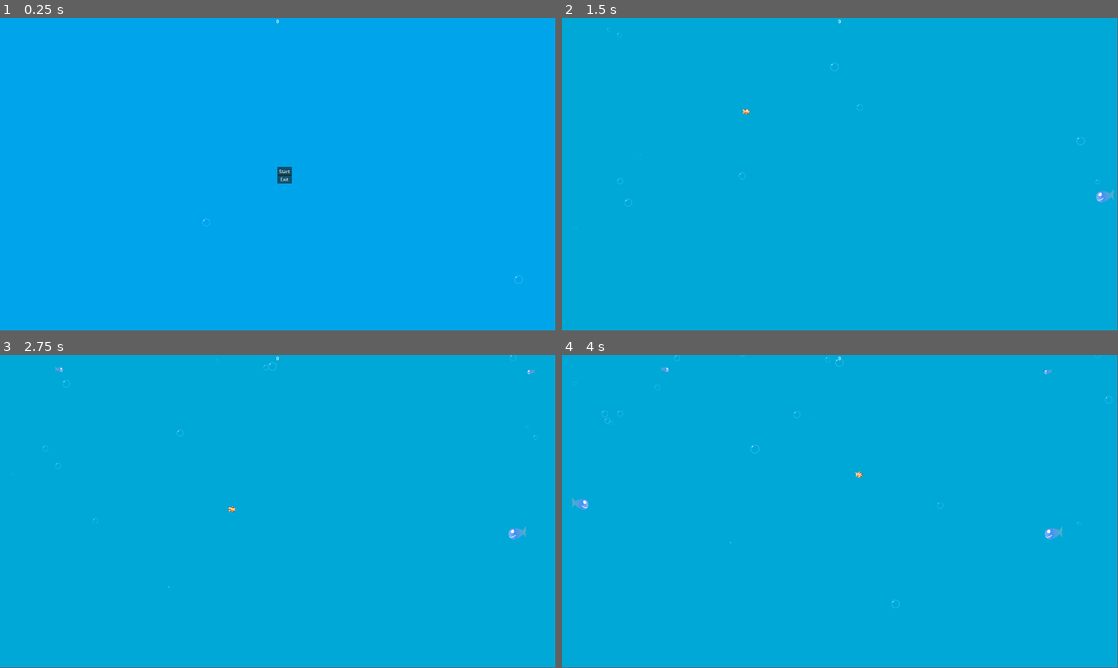
Above: before the commit, frames 1-4 (two rows, left to right).
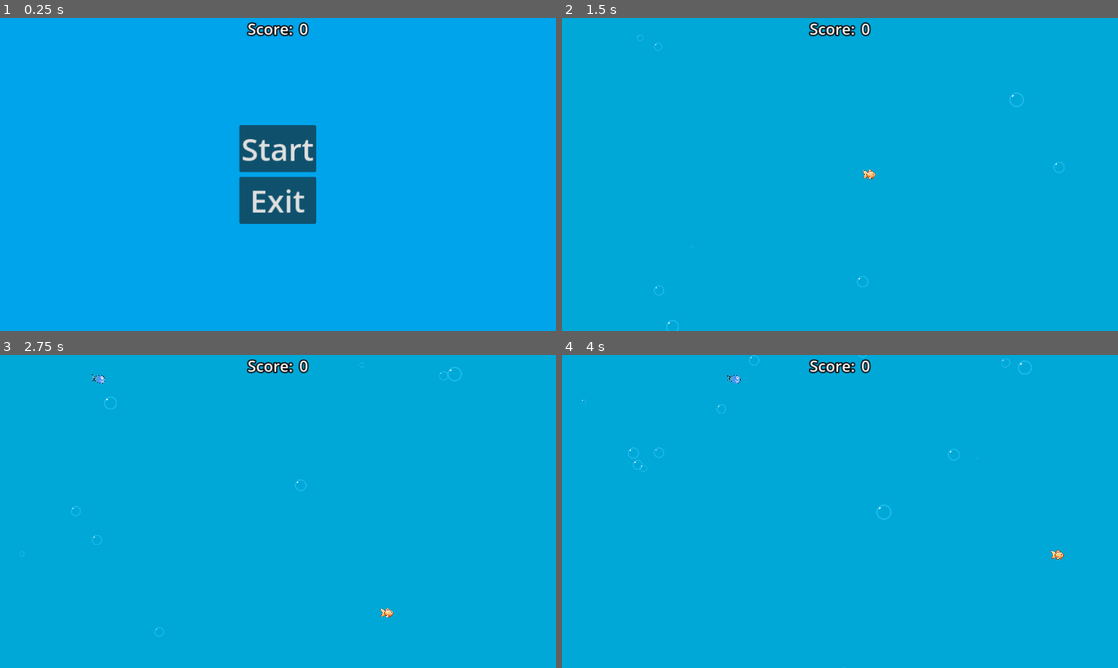
Above: after the commit, the same moments.

Repository: Game-Dev-and-Chill/Fish_Game
Game: Godot game, scene res://scenes/Main.tscn
The game is run twice, just before and just after one commit, with the same random seed, the same clock (stepped at 60 frames per second) and the same inputs.
Inputs:
- Up to frame 1 (0.25 s): no input
- Up to frame 2 (1.5 s): click "Start" at 0.5 s; hold D (right) from 1.28 s (still down)
- Up to frame 3 (2.75 s): release D (right) at 2.03 s; hold S (down) from 2.03 s (still down)
- Up to frame 4 (4 s): release S (down) at 2.78 s; hold D (right) 2.78-3.53 s; hold W (up) from 3.53 s (still down)
In our replay, the window is 799x449 before the commit and 800x450 after it. These sizes can differ from the game's own. Grey fills any space a smaller window leaves; there, only what the larger window draws over its background counts as a difference.

The runs differ from the first frame. In frame 1, 4.5% of the frame differs, in the area x 36-94%, y 0-85%; in frame 2, 0.6%; in frame 3, 0.7%; in frame 4, 0.9%.

Commit message:
nici's flavoring
--enemy outlines
--better ui
--reworked some code
--death brings you to main menu instead of quiting game
--fixed booch's bug

Diff:
--- a/project.godot
+++ b/project.godot
@@ -17,9 +17,8 @@
 
 [display]
 
-window/size/viewport_width=1920
-window/size/viewport_height=1080
 window/size/always_on_top=true
+window/stretch/mode="canvas_items"
 
 [dotnet]
 
--- a/scenes/Enemy_Fish.tscn
+++ b/scenes/Enemy_Fish.tscn
@@ -12,8 +12,7 @@
 scale = Vector2(0.03, 0.03)
 texture = ExtResource("2_tu8s4")
 
-[node name="Area" type="Area2D" parent="Body"]
-
 [node name="CollisionPolygon2D" type="CollisionPolygon2D" parent="Body"]
+visible = false
 scale = Vector2(0.03, 0.03)
 polygon = PackedVector2Array(438.5, -328.6, 438.5, -326, 442.5, -318, 442.5, -315.4, 441.7, -309.3, 447.5, -300.1, 447. …(1722 unchanged characters)…
--- a/scenes/Main.tscn
+++ b/scenes/Main.tscn
@@ -12,10 +12,18 @@
 [sub_resource type="StyleBoxFlat" id="StyleBoxFlat_dcl5m"]
 bg_color = Color(0, 0.643137, 0.917647, 1)
 
-[node name="Main Game" type="Node"]
+[sub_resource type="LabelSettings" id="LabelSettings_glr1q"]
+font_size = 32
+outline_size = 10
+outline_color = Color(0, 0, 0, 1)
+
+[node name="Main Game" type="Node" node_paths=PackedStringArray("enemies_parent", "score_label", "main_menu")]
 script = ExtResource("1_xoika")
 player_fish = ExtResource("2_5hfuo")
 enemy_fish = ExtResource("3_yf0uh")
+enemies_parent = NodePath("Enemies")
+score_label = NodePath("Score/Value")
+main_menu = NodePath("Main Menu")
 
 [node name="Panel" type="Panel" parent="."]
 anchors_preset = 15
@@ -24,9 +32,6 @@
 grow_horizontal = 2
 grow_vertical = 2
 theme_override_styles/panel = SubResource("StyleBoxFlat_84ssn")
-
-[node name="Player" type="Node2D" parent="."]
-position = Vector2(576, 324)
 
 [node name="Enemies" type="Node2D" parent="."]
 position = Vector2(988, 543)
@@ -44,39 +49,40 @@
 
 [node name="VBoxContainer" type="VBoxContainer" parent="Main Menu/CenterContainer"]
 layout_mode = 2
+theme_override_constants/separation = 10
 
-[node name="Start" type="Label" parent="Main Menu/CenterContainer/VBoxContainer"]
+[node name="Start" type="Button" parent="Main Menu/CenterContainer/VBoxContainer"]
+custom_minimum_size = Vector2(50, 0)
 layout_mode = 2
-
-[node name="Button" type="Button" parent="Main Menu/CenterContainer/VBoxContainer/Start"]
-custom_minimum_size = Vector2(50, 0)
-layout_mode = 0
-offset_right = 50.0
-offset_bottom = 31.0
+theme_override_font_sizes/font_size = 64
 text = "Start
 "
 
-[node name="Exit" type="Label" parent="Main Menu/CenterContainer/VBoxContainer"]
+[node name="Exit" type="Button" parent="Main Menu/CenterContainer/VBoxContainer"]
+custom_minimum_size = Vector2(50, 0)
 layout_mode = 2
-
-[node name="Button" type="Button" parent="Main Menu/CenterContainer/VBoxContainer/Exit"]
-custom_minimum_size = Vector2(50, 0)
-layout_mode = 0
-offset_right = 50.0
-offset_bottom = 31.0
+theme_override_font_sizes/font_size = 64
 text = "Exit
 "
 
-[node name="HBoxContainer" type="HBoxContainer" parent="."]
+[node name="Score" type="HBoxContainer" parent="."]
 anchors_preset = 10
 anchor_right = 1.0
 offset_bottom = 23.0
 grow_horizontal = 2
+alignment = 1
 
-[node name="Label" type="Label" parent="HBoxContainer"]
+[node name="Label" type="Label" parent="Score"]
 layout_mode = 2
-size_flags_horizontal = 6
-text = "Score"
+size_flags_horizontal = 4
+text = "Score: "
+label_settings = SubResource("LabelSettings_glr1q")
+
+[node name="Value" type="Label" parent="Score"]
+layout_mode = 2
+size_flags_horizontal = 4
+text = "0"
+label_settings = SubResource("LabelSettings_glr1q")
 
 [node name="BubbleSpawner" type="Node2D" parent="."]
 script = ExtResource("4_foyab")
@@ -86,4 +92,5 @@
 wait_time = 0.1
 autostart = true
 
-[connection signal="pressed" from="Main Menu/CenterContainer/VBoxContainer/Start/Button" to="." method="_on_start_button_pressed"]
+[connection signal="pressed" from="Main Menu/CenterContainer/VBoxContainer/Start" to="." method="_on_start_button_pressed"]
+[connection signal="pressed" from="Main Menu/CenterContainer/VBoxContainer/Exit" to="." method="_on_quit"]
--- a/scenes/Player_Fish.tscn
+++ b/scenes/Player_Fish.tscn
@@ -2,6 +2,21 @@
 
 [ext_resource type="Script" path="res://scripts/Body.gd" id="1_iq0t7"]
 [ext_resource type="Texture2D" uid="uid://djyjojug13kla" path="res://art/fish-removebg-preview.png" id="2_6uot4"]
+
+[sub_resource type="Animation" id="Animation_acylu"]
+length = 0.001
+tracks/0/type = "value"
+tracks/0/imported = false
+tracks/0/enabled = true
+tracks/0/path = NodePath("Body/Sprite2D:self_modulate")
+tracks/0/interp = 1
+tracks/0/loop_wrap = true
+tracks/0/keys = {
+"times": PackedFloat32Array(0),
+"transitions": PackedFloat32Array(1),
+"update": 0,
+"values": [Color(1, 1, 1, 1)]
+}
 
 [sub_resource type="Animation" id="Animation_lenxk"]
 resource_name = "first_evolution"
@@ -16,21 +31,6 @@
 "transitions": PackedFloat32Array(1, 1),
 "update": 0,
 "values": [Color(1, 1, 1, 1), Color(0, 1, 1, 1)]
-}
-
-[sub_resource type="Animation" id="Animation_acylu"]
-length = 0.001
-tracks/0/type = "value"
-tracks/0/imported = false
-tracks/0/enabled = true
-tracks/0/path = NodePath("Body/Sprite2D:self_modulate")
-tracks/0/interp = 1
-tracks/0/loop_wrap = true
-tracks/0/keys = {
-"times": PackedFloat32Array(0),
-"transitions": PackedFloat32Array(1),
-"update": 0,
-"values": [Color(1, 1, 1, 1)]
 }
 
 [sub_resource type="Animation" id="Animation_u3cm8"]
@@ -65,16 +65,17 @@
 
 [sub_resource type="AnimationLibrary" id="AnimationLibrary_idomm"]
 _data = {
-"RESET": SubResource("Animation_acylu"),
-"first_evolution": SubResource("Animation_lenxk"),
-"second_evolution": SubResource("Animation_u3cm8"),
-"third_evolution": SubResource("Animation_ufnkg")
+"1.5": SubResource("Animation_lenxk"),
+"2.5": SubResource("Animation_u3cm8"),
+"3.5": SubResource("Animation_ufnkg"),
+"RESET": SubResource("Animation_acylu")
 }
 
 [node name="Player" type="Node2D"]
 
-[node name="Body" type="CharacterBody2D" parent="." groups=["player"]]
+[node name="Body" type="CharacterBody2D" parent="." node_paths=PackedStringArray("sprite") groups=["player"]]
 script = ExtResource("1_iq0t7")
+sprite = NodePath("Sprite2D")
 
 [node name="Sprite2D" type="Sprite2D" parent="Body"]
 scale = Vector2(-0.06, 0.06)
--- a/scripts/Body.gd
+++ b/scripts/Body.gd
@@ -1,38 +1,37 @@
 extends CharacterBody2D
 
-const JUMP_VELOCITY = -400.0
+@export var JUMP_VELOCITY = -400.0
+@export var gravity = 980
+@export var Speed = 300.0
+@export var sprite: Sprite2D
 
-var gravity = ProjectSettings.get_setting("physics/2d/default_gravity")
-var Speed = 300.0
+@onready var collision_polygon_2d: CollisionPolygon2D = $Area/CollisionPolygon2D
+@onready var animation_player: AnimationPlayer = $"../AnimationPlayer"
+@onready var main_game: Node = get_node("../..")
+@onready var player: Node2D = main_game.get_node("Player")
+@onready var enemy_parent: Node2D = main_game.get_node("Enemies")
+@onready var score_label: Label = main_game.get_node("Score/Value")
+@onready var main_menu: PanelContainer = main_game.get_node("Main Menu")
+
 var alive = true
 var size = scale.x
-@onready var collision_polygon_2d: CollisionPolygon2D = $Area/CollisionPolygon2D
-@onready var animation_player: AnimationPlayer = $"../AnimationPlayer"
+var evolutions = {1.5: false, 2.5: false, 3.5: false}
 
 func _ready():
 	var area = get_node("Area") as Area2D
 	area.connect("body_entered", _on_Body_area_entered)
 
 func _physics_process(delta):
-	var direction = Vector2.ZERO
-	if Input.is_action_pressed("up"):
-		direction.y -= 1
-	if Input.is_action_pressed("down"):
-		direction.y += 1
-	if Input.is_action_pressed("left"):
-		direction.x -= 1
-	if Input.is_action_pressed("right"):
-		direction.x += 1
+	var direction = Input.get_vector("left", "right", "up", "down")
 
 	if direction.x > 0:
-		if $Sprite2D.flip_h == false:
+		if not sprite.flip_h:
 			collision_polygon_2d.scale *= -1
-		$Sprite2D.flip_h = true
-	elif direction.x < 0 :
-		if $Sprite2D.flip_h == true:
+		sprite.flip_h = true
+	elif direction.x < 0:
+		if sprite.flip_h:
 			collision_polygon_2d.scale *= -1
-		$Sprite2D.flip_h = false
-
+		sprite.flip_h = false
 
 	if direction.length_squared() > 0:
 		direction = direction.normalized()
@@ -47,29 +46,29 @@
 	global_position.y = clampf(global_position.y, 10, 1000)
 
 func _on_Body_area_entered(body):
-	var enemySize = body.scale
-	if enemySize.x < size:
-		size = size * (1+enemySize.x/100)
-		var new_speed = 540/(size+.8)
-		if new_speed < 5:
-			Speed = 5
-		else:
-			Speed = new_speed
-		get_tree().current_scene.get_node("HBoxContainer/Label").text = str(int((size-1)*1000))
-		scale = Vector2(size,size)
-		print(scale)
+	if body.scale.x < size:
+		size *= (1 + body.scale.x / 100)
+
+		var new_speed = 540 / (size + 0.8)
+		Speed = 5 if new_speed < 5 else new_speed
+
+		score_label.text = str(int((size - 1) * 1000))
+		scale = Vector2(size, size)
+
 		evolve_fish()
 		body.get_parent().queue_free()
 		get_tree().current_scene.fish_count -= 1
 		print(get_tree().current_scene.fish_count)
 	else:
-		print("score = ", get_tree().current_scene.get_node("HBoxContainer/Label").text)
-		get_tree().quit()
+		main_menu.show()
+		player.queue_free()
+
+		for enemy in enemy_parent.get_children():
+			enemy.queue_free()
 
 func evolve_fish():
-	if scale.x > 1.5:
-		animation_player.play("first_evolution")
-	elif scale.x > 2.0:
-		animation_player.play("second_evolution")
-	elif scale.x > 2.5:
-		animation_player.play("third_evolution")
+	for new_scale in evolutions.keys():
+		if scale.x > new_scale and not evolutions[new_scale]:
+			animation_player.play(str(new_scale))
+			evolutions[new_scale] = true
+			break
--- a/scripts/Game.gd
+++ b/scripts/Game.gd
@@ -1,61 +1,66 @@
 extends Node
 
-@export var player_fish : PackedScene
-@export var enemy_fish : PackedScene
+@export var player_fish: PackedScene
+@export var enemy_fish: PackedScene
+@export var enemies_parent: Node2D
+@export var score_label: Label
+@export var main_menu: PanelContainer
+
 var player
+var body
 var spawning = false
 var fish_count = 0
-var score:int = 0:
+var score: int = 0:
 	set(value):
 		score = value
-		$HBoxContainer/Label.text = value
-
+		score_label.text = str(value)
 
 func _ready() -> void:
-	$HBoxContainer/Label.text = str(0)
+	score_label.text = str(0)
 
 func _physics_process(delta):
-	if $Player.has_node("Player"):
-		player = $Player.get_node("Player")
-		while player.get_node("Body").alive == true and spawning == false:
+	if player:
+		body = player.get_node("Body")
+
+		while body.alive and not spawning:
 			#add enemies
 			_spawn_enemy_fish()
 			spawning = true
 
 func game_start():
-	var spawn_player_fish = player_fish.instantiate()
-	$Player.add_child(spawn_player_fish)
-
+	player = player_fish.instantiate()
+	player.global_position = Vector2(ProjectSettings.get("display/window/size/viewport_width"), ProjectSettings.get("display/window/size/viewport_height")) / 2
+	add_child(player)
 
 func _on_start_button_pressed():
-	$"Main Menu".hide()
+	main_menu.hide()
 	game_start()
 
+func _on_quit():
+	get_tree().quit()
 
 func _spawn_enemy_fish():
 	if fish_count < 60:
 		var spawn_enemy_fish = enemy_fish.instantiate()
-		var fish_size = randf_range(.1, clamp(3 * get_node("Player/Player/Body").size, 3, 20))
-		spawn_enemy_fish.get_node("Body").set("scale", Vector2(fish_size, fish_size))
-		var side = randi_range(1,2)
-		if side == 1:
-			spawn_enemy_fish.set("position", Vector2(randf_range(-860, -960), randf_range(-540, 540)))
-			spawn_enemy_fish.get_node("Body").direction = 1
-			spawn_enemy_fish.scale.x *= -1
-		else:
-			spawn_enemy_fish.set("position", Vector2(randf_range(860, 960), randf_range(-540, 540)))
-			spawn_enemy_fish.get_node("Body").direction = 2
-		$Enemies.add_child(spawn_enemy_fish)
-		var new_speed = 540/(spawn_enemy_fish.get_node("Body").scale.x+.8)
-		if new_speed < 50:
-			spawn_enemy_fish.get_node("Body").Speed = 5
-		else:
-			spawn_enemy_fish.get_node("Body").Speed = new_speed
-		var timer_duration = 5 - (5 * Time.get_ticks_msec() / 7200000.0)
-		if timer_duration < 5.0:
-			timer_duration = 5.0
+		var enemy_body = spawn_enemy_fish.get_node("Body")
+		var fish_size = randf_range(0.1, clamp(3 * body.size, 3, 20))
+		enemy_body.scale = Vector2(fish_size, fish_size)
+
+		var side = randi_range(1, 2)
+		enemy_body.direction = side
+		spawn_enemy_fish.position = Vector2(sign(side - 1.5) * randf_range(860, 960), randf_range(-540, 540))
+		spawn_enemy_fish.scale.x *= sign(side - 1.5)
+		enemies_parent.add_child(spawn_enemy_fish)
+
+		var new_speed = 540 / (enemy_body.scale.x + 0.8)
+		enemy_body.Speed = 5 if new_speed < 50 else new_speed
+
+		var timer_duration = min(5 - (5 * Time.get_ticks_msec() / 7200000.0), 5.0)
+
 		if fish_count < 40:
 			timer_duration = 1
+
 		await get_tree().create_timer(timer_duration).timeout
+
 		spawning = false
 		fish_count += 1
--- a/scripts/bubble.gd
+++ b/scripts/bubble.gd
@@ -1,7 +1,6 @@
 extends Sprite2D
-
 
 func _ready() -> void:
 	var tween = get_tree().create_tween()
 	tween.tween_property(self, "position:y", global_position.y + randf_range(-50.0, -2000.0), randi_range(1.0, 10.0))
-	await tween.finished.connect(func(): queue_free())
+	await tween.finished.connect(queue_free)
--- a/scripts/bubble_spawner.gd
+++ b/scripts/bubble_spawner.gd
@@ -1,7 +1,6 @@
 extends Node2D
 
 @export var bubble_scene : PackedScene
-
 @onready var bubble_spawn_timer: Timer = $Timer
 
 func _ready() -> void:
--- a/scripts/enemy.gd
+++ b/scripts/enemy.gd
@@ -1,29 +1,17 @@
 extends CharacterBody2D
 
+@export var Speed = 300.0
+@export var JUMP_VELOCITY = -400.0
+@export var direction = 1
+@export var gravity = 980
 
-var Speed = 300.0
-const JUMP_VELOCITY = -400.0
-var direction = 1
-var gravity = ProjectSettings.get_setting("physics/2d/default_gravity")
-
-var player
-
+@onready var player = get_tree().get_first_node_in_group("player")
 @onready var parent = get_parent()
 
+func _physics_process(delta):
+	if parent:
+		parent.position.x += -sign(direction - 1.5) * clamp(1 * Speed / 150, 1, 100000)
 
-func _ready() -> void:
-	player = get_tree().get_first_node_in_group("player")
-
-func _physics_process(delta):
-
-	if parent:
-		if direction == 1:
-			parent.position.x += clamp(1*Speed/150, 1, 100000)
-			if parent.position.x > 940:
-				get_tree().current_scene.fish_count -= 1
-				parent.queue_free()
-		else:
-			parent.position.x -= clamp(1*Speed/150, 1, 100000)
-			if parent.position.x < -940:
-				get_tree().current_scene.fish_count -= 1
-				parent.queue_free()
+		if parent.position.x > 940 or parent.position.x < -940:
+			get_tree().current_scene.fish_count -= 1
+			parent.queue_free()
Binary file changed: art/Enemy_Fish.png
Binary file changed: art/FISH.png
Not shown: 1 places in scenes/Main.tscn that only renumber resources
Not shown, added: art/Enemy_Fish.png~
Not shown, added: art/FISH.png~
